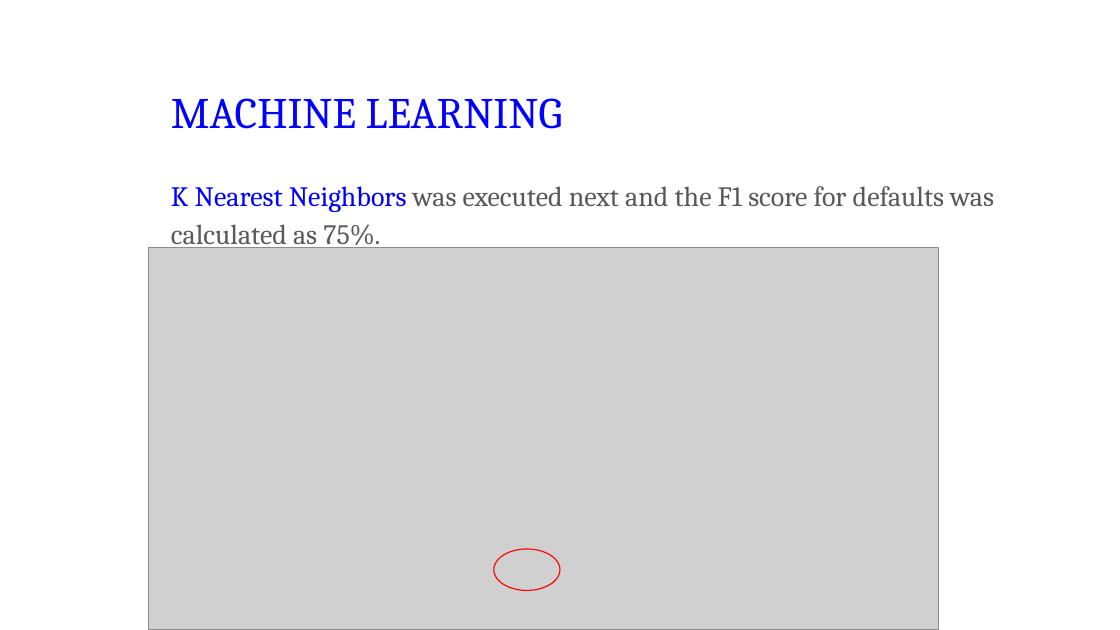
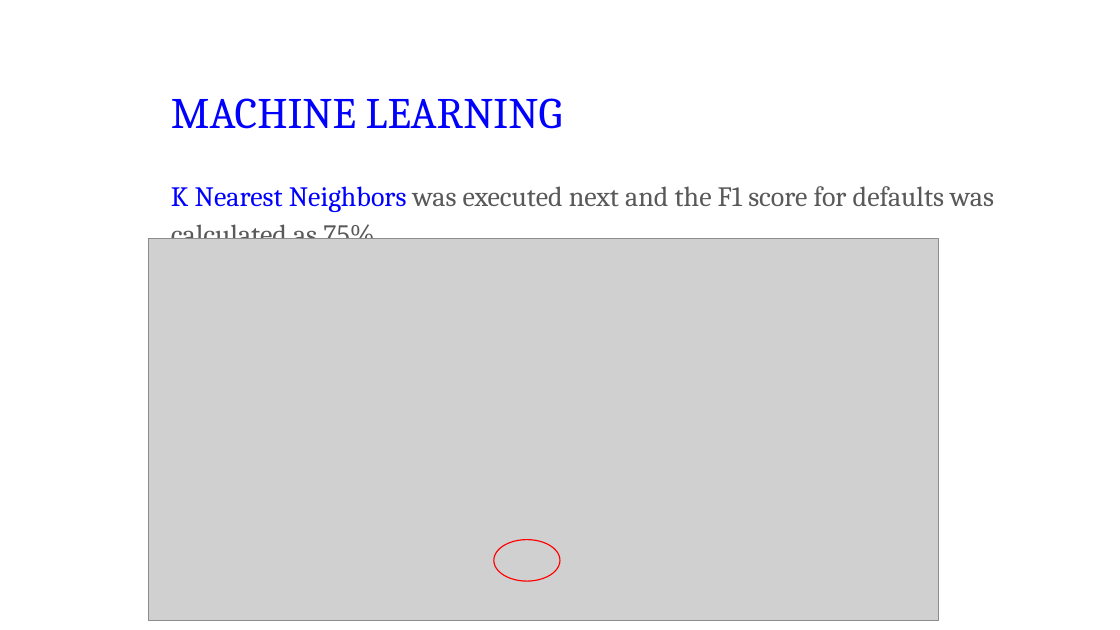
Before and after one commit to aninac/Mortgage-Loan-Defaults, a slide deck: slide 22 of 08 Prediction of Mortgage Loan Default.pptx. Drawn at 1120x630 pixels with LibreOffice and Linux fonts; fonts in the diff are those of the drawing; grey boxes stand for pictures; background and template pictures are left out. Boxes give left, top, right and bottom in pixels: in the first picture for what was removed or moved away, otherwise in the second. Text is boxed around its words. In the diff, an @@ line names an element or a change of style, - is before the commit and + after.

```diff
--- a/08 Prediction of Mortgage Loan Default.pptx
+++ b/08 Prediction of Mortgage Loan Default.pptx
@@ picture: place and size @@
-picture at <box>148,248,939,629</box>
+picture at <box>148,239,939,620</box>
@@ ellipse: place and size @@
-ellipse at <box>494,549,560,590</box>
+ellipse at <box>494,540,560,581</box>
```
Also in this commit, not shown: 3 other slides changed.
